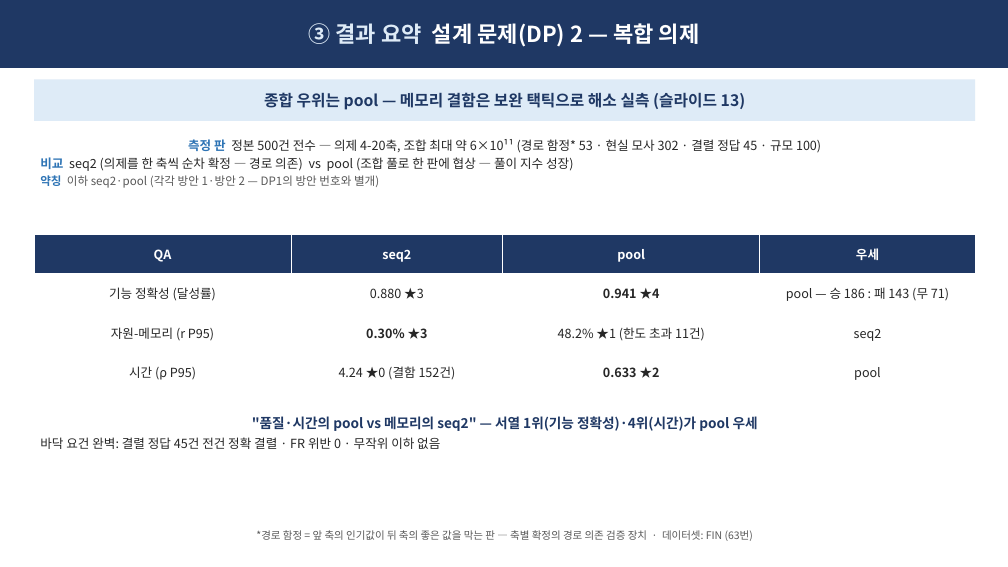
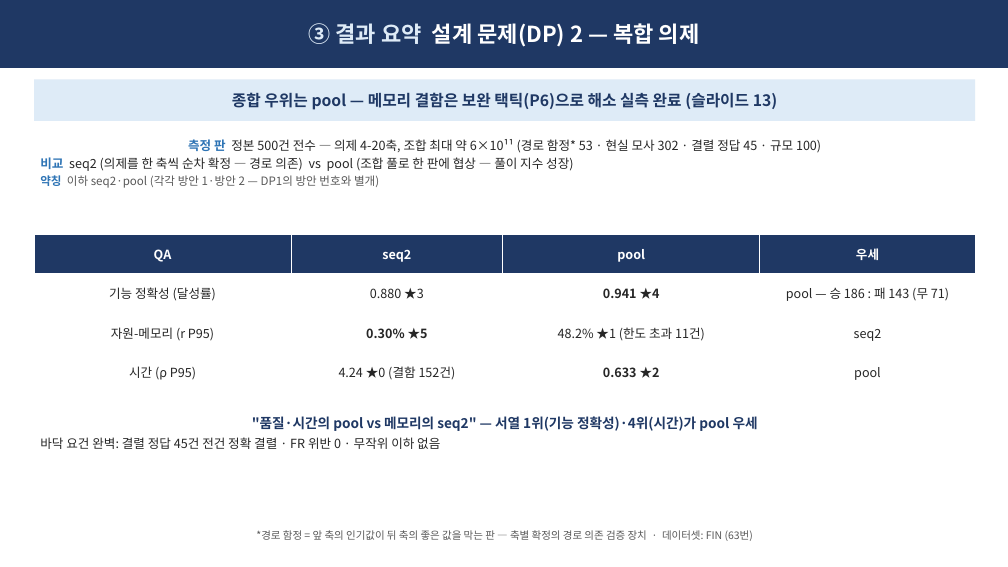
Before and after one commit to Sunwoo-Nam/architect-teamproject, a slide deck: slide 11 of docs/changbae/65-QA-종합-임원보고.pptx. Drawn at 1008x567 pixels with LibreOffice and Linux fonts; fonts in the diff are those of the drawing. Boxes give left, top, right and bottom in pixels: in the first picture for what was removed or moved away, otherwise in the second. Text is boxed around its words. In the diff, an @@ line names an element or a change of style, - is before the commit and + after.

```diff
--- a/docs/changbae/65-QA-종합-임원보고.pptx
+++ b/docs/changbae/65-QA-종합-임원보고.pptx
@@ text in rectangle at [232, 92, 778, 110]: text changed @@
-종합 우위는 pool — 메모리 결함은 보완 택틱으로 해소 실측 (슬라이드 13)
+종합 우위는 pool — 메모리 결함은 보완 택틱(P6)으로 해소 실측 완료 (슬라이드 13)
@@ table at [34, 234, 975, 392] @@
-row 3, column 2: 0.30% ★3
+row 3, column 2: 0.30% ★5
```
Also in this commit, not shown: 3 other slides changed, 8 other files.
